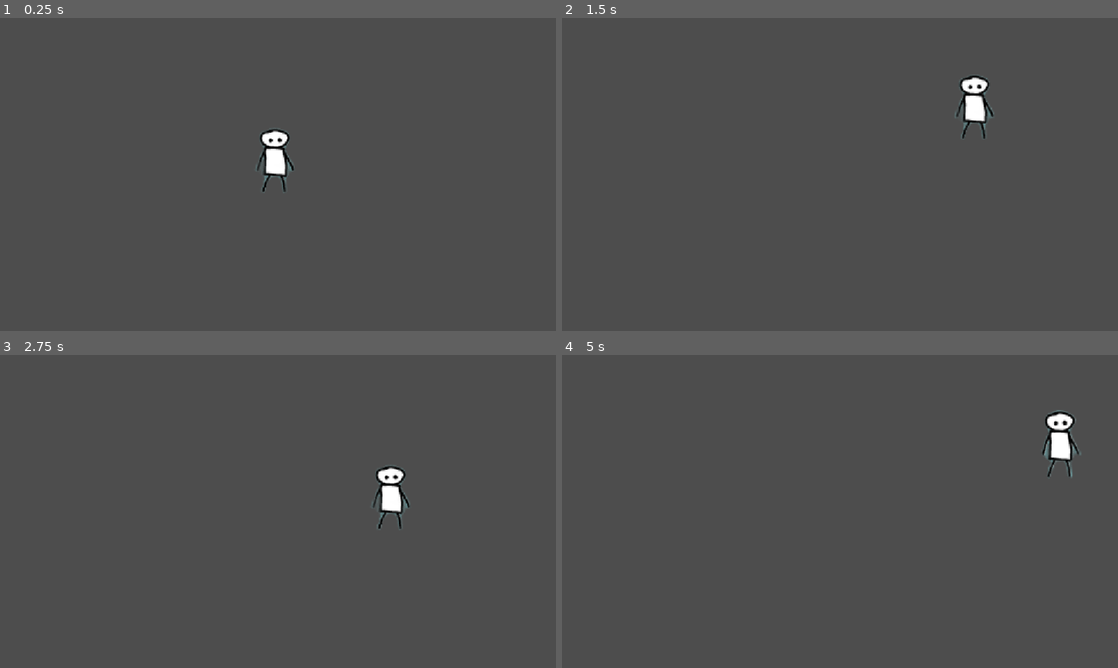
Above: before the commit, frames 1-4 (two rows, left to right).
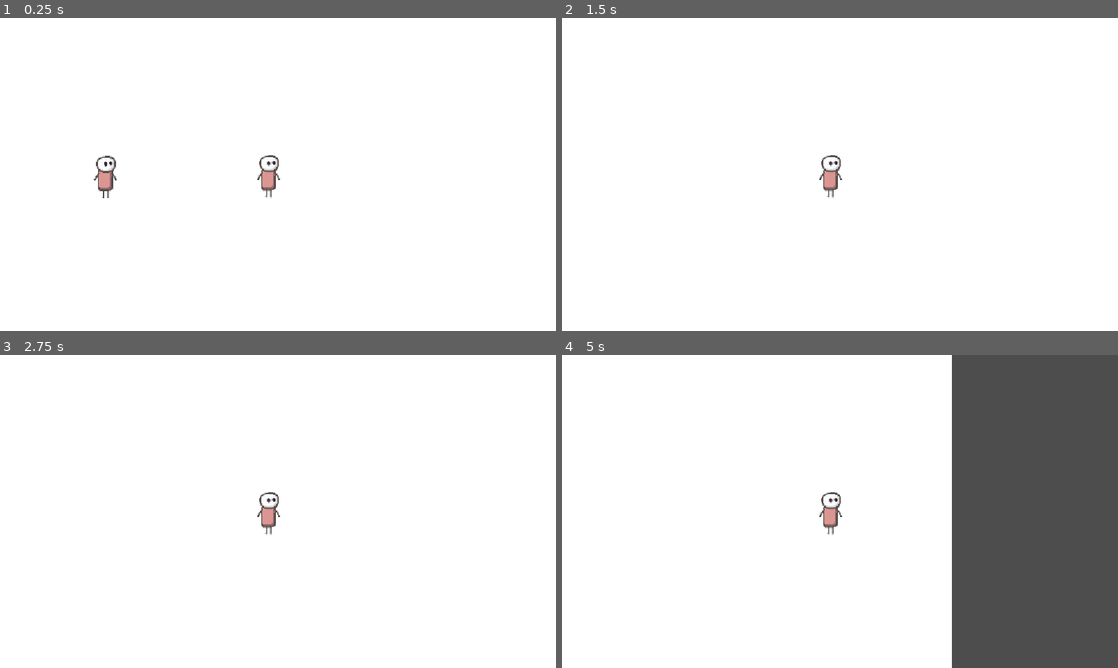
Above: after the commit, the same moments.

Repository: mitchglitchisdabestg/Little-guy-fighter
Game: Godot game, scene res://Scenes/World/world.tscn
Two runs of this game, one before a commit and one after it. Both use one fixed random seed, a clock stepped at 60 frames per second and the inputs below.
Inputs:
- Up to frame 1 (0.25 s): no input
- Up to frame 2 (1.5 s): hold D (Right) from 0.53 s (still down); tap Space (Jump) at 0.77 s
- Up to frame 3 (2.75 s): tap Space (Jump) at 1.52 s; release D (Right) at 2.03 s; hold A (Left) from 2.03 s (still down)
- Up to frame 4 (5 s): release A (Left) at 2.78 s; hold D (Right) 2.78-4.28 s; tap Space (Jump) at 3.02, 3.77, 4.52 s; hold A (Left) from 4.28 s (still down)

The runs differ from the first frame. In frame 1, 100% of the frame differs, in the area x 0-100%, y 0-100%; in frame 2, 100%; in frame 3, 100%; in frame 4, 71%.

Commit message:
added place holder sprite

Diff:
--- a/little-guy-st/Scenes/Player/player.tscn
+++ b/little-guy-st/Scenes/Player/player.tscn
@@ -1,31 +1,17 @@
 [gd_scene format=3 uid="uid://kt33apddjbb0"]
 
 [ext_resource type="Script" uid="uid://d8dy8y246ms2" path="res://Scripts/Player.gd" id="1_uvnfx"]
-[ext_resource type="Texture2D" uid="uid://c3l82t7mf723n" path="res://Assets/Player/spritesheet.png" id="2_a3d8c"]
+[ext_resource type="Texture2D" uid="uid://bdmekj62vuxhg" path="res://Assets/Player/placeholder.png" id="2_a3d8c"]
 
 [sub_resource type="AtlasTexture" id="AtlasTexture_xpcdj"]
 atlas = ExtResource("2_a3d8c")
-region = Rect2(742, 248, 742, 248)
-
-[sub_resource type="AtlasTexture" id="AtlasTexture_jlvik"]
-atlas = ExtResource("2_a3d8c")
-region = Rect2(1484, 0, 742, 248)
-
-[sub_resource type="AtlasTexture" id="AtlasTexture_gk6dx"]
-atlas = ExtResource("2_a3d8c")
-region = Rect2(2226, 0, 742, 248)
+region = Rect2(0, 0, 68, 111)
 
 [sub_resource type="SpriteFrames" id="SpriteFrames_pp5cw"]
 animations = [{
 "frames": [{
 "duration": 1.0,
 "texture": SubResource("AtlasTexture_xpcdj")
-}, {
-"duration": 1.0,
-"texture": SubResource("AtlasTexture_jlvik")
-}, {
-"duration": 1.0,
-"texture": SubResource("AtlasTexture_gk6dx")
 }],
 "loop": 1,
 "name": &"Idle",
@@ -38,19 +24,18 @@
 }]
 
 [sub_resource type="CapsuleShape2D" id="CapsuleShape2D_pp5cw"]
-radius = 37.0
-height = 206.0
+height = 66.0
 
 [node name="CharacterBody2D" type="CharacterBody2D" unique_id=2102168226]
 script = ExtResource("1_uvnfx")
 
 [node name="AnimatedSprite2D" type="AnimatedSprite2D" parent="." unique_id=1463377531]
-position = Vector2(303, -114)
+position = Vector2(2, -41)
 sprite_frames = SubResource("SpriteFrames_pp5cw")
 animation = &"Idle"
 autoplay = "Idle"
-frame_progress = 0.9335818
+frame_progress = 0.95542276
 
 [node name="CollisionShape2D" type="CollisionShape2D" parent="." unique_id=2047518211]
-position = Vector2(0, -104)
+position = Vector2(0, -34)
 shape = SubResource("CapsuleShape2D_pp5cw")
--- a/little-guy-st/Scenes/World/world.tscn
+++ b/little-guy-st/Scenes/World/world.tscn
@@ -1,10 +1,18 @@
 [gd_scene format=3 uid="uid://gb0617e7tfv2"]
 
 [ext_resource type="PackedScene" uid="uid://kt33apddjbb0" path="res://Scenes/Player/player.tscn" id="1_t1gg8"]
+[ext_resource type="Texture2D" uid="uid://bdmekj62vuxhg" path="res://Assets/Player/placeholder.png" id="2_yp2ti"]
 
 [sub_resource type="WorldBoundaryShape2D" id="WorldBoundaryShape2D_pp5cw"]
 
 [node name="World" type="Node2D" unique_id=1436687875]
+
+[node name="ColorRect" type="ColorRect" parent="." unique_id=259608694]
+offset_left = -958.0
+offset_top = -596.0
+offset_right = -918.0
+offset_bottom = -556.0
+scale = Vector2(47.778996, 26.772243)
 
 [node name="StaticBody2D" type="StaticBody2D" parent="." unique_id=1443762833]
 
@@ -14,6 +22,10 @@
 [node name="Player" parent="." unique_id=862921158 instance=ExtResource("1_t1gg8")]
 position = Vector2(-15, -19)
 
-[node name="Camera2D" type="Camera2D" parent="." unique_id=1332216323]
-position = Vector2(0, -58)
-zoom = Vector2(0.6, 0.6)
+[node name="Camera2D" type="Camera2D" parent="Player" unique_id=1332216323]
+position = Vector2(15, -39)
+zoom = Vector2(1.3, 1.3)
+
+[node name="Placeholder" type="Sprite2D" parent="." unique_id=171453269]
+position = Vector2(-273, -39)
+texture = ExtResource("2_yp2ti")
Binary file removed: little-guy-st/Assets/Player/Little guy base sprite sheet (1).png
Not shown, removed: little-guy-st/Assets/Player/Little guy base sprite sheet (1).png.import
Binary file removed: little-guy-st/Assets/Player/Little guy base sprite sheet (2).png
Binary file removed: little-guy-st/Assets/Player/littleguy-removebg-preview (1).png
Not shown, removed: little-guy-st/Assets/Player/littleguy-removebg-preview (1).png.import
Binary file added: little-guy-st/Assets/Player/placeholder.png
Not shown, changed: little-guy-st/Assets/Player/placeholder.png.import
Binary file removed: little-guy-st/Assets/Player/spritesheet.png
Not shown, removed: little-guy-st/Assets/Player/spritesheet.png.import
